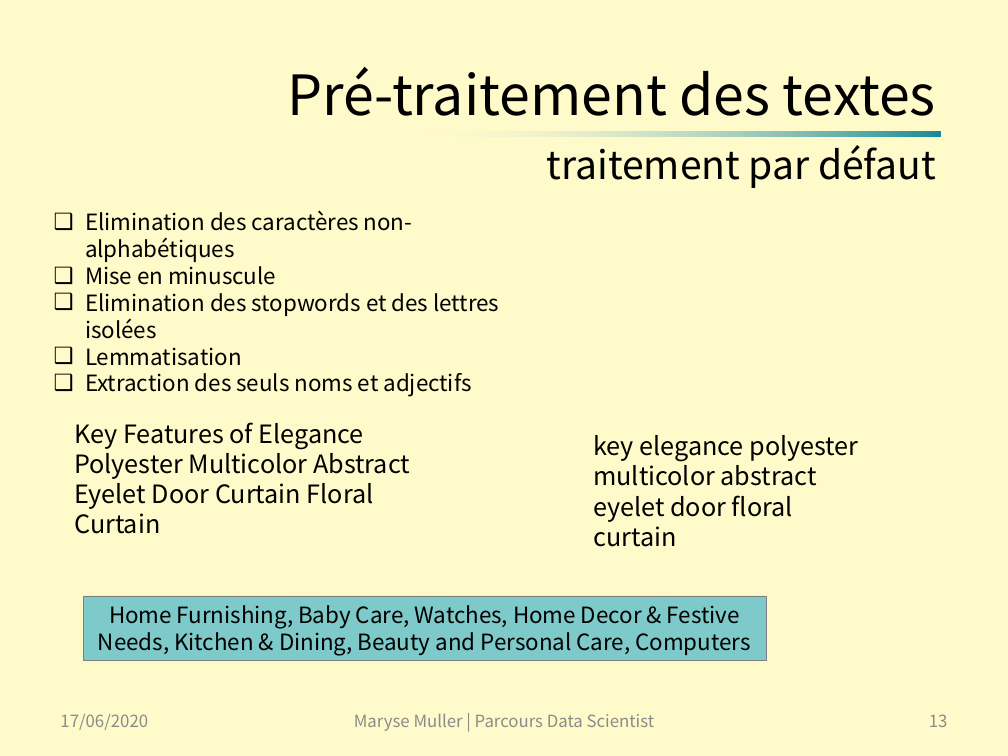
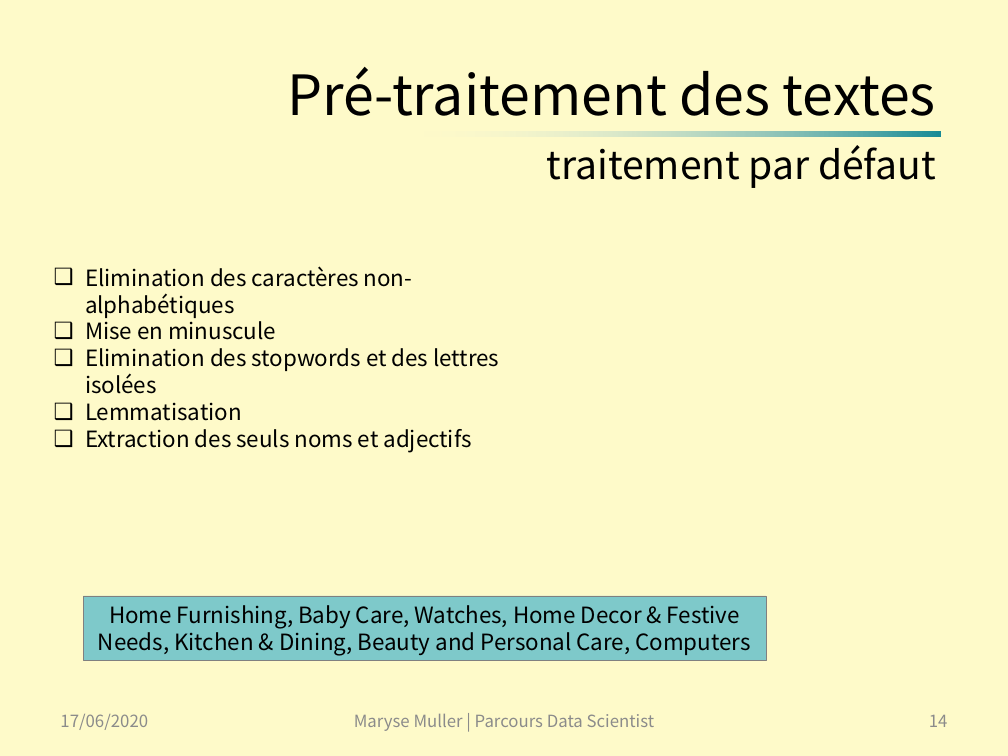
Before and after one commit to SmellyArmure/OC_DS_Project6, a slide deck: slide 14 of PRESENTATION/Projet6.pptx (slide 13 before the commit). Drawn at 1008x756 pixels with LibreOffice and Linux fonts; fonts in the diff are those of the drawing. Boxes give left, top, right and bottom in pixels: in the first picture for what was removed or moved away, otherwise in the second. Text is boxed around its words. In the diff, an @@ line names an element or a change of style, - is before the commit and + after.

```diff
--- a/PRESENTATION/Projet6.pptx
+++ b/PRESENTATION/Projet6.pptx
@@ text "Elimination des caractères non-alphabétiques": place and size @@
-text "Elimination des caractères non-alphabétiques" at bbox=[85, 210, 499, 397]
+text "Elimination des caractères non-alphabétiques" at bbox=[85, 266, 499, 452]
@@ text removed at bbox=[74, 422, 410, 534] @@
-Key Features of Elegance Polyester Multicolor Abstract Eyelet Door Curtain Floral Curtain
@@ text removed at bbox=[593, 435, 858, 547] @@
-key elegance polyester multicolor abstract eyelet door floral curtain
@@ page number at bbox=[929, 715, 948, 727]: text changed @@
-13
+14
```
Also in this commit, not shown: 12 other slides changed, 10 slides added, 1 slide removed, 12 other files.
